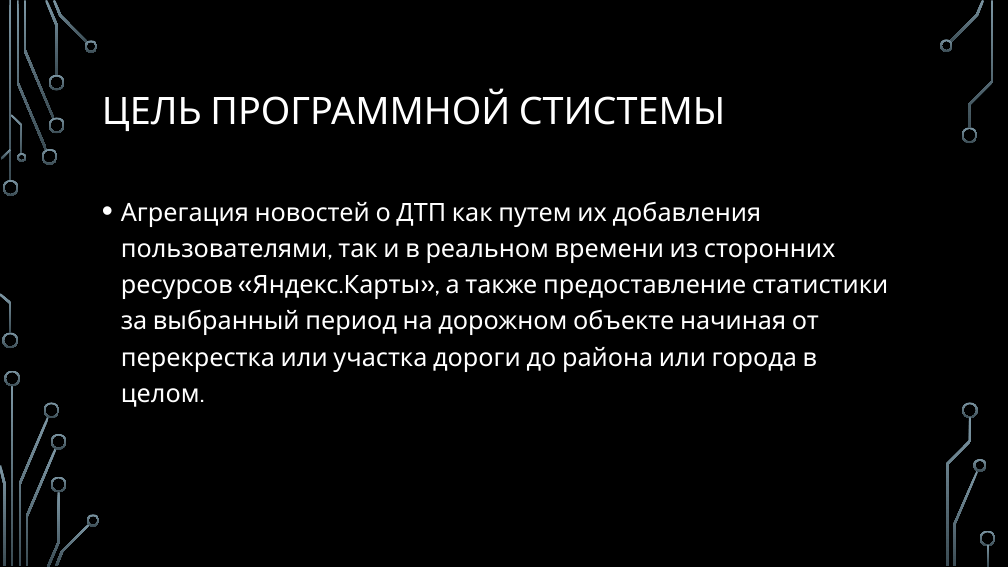
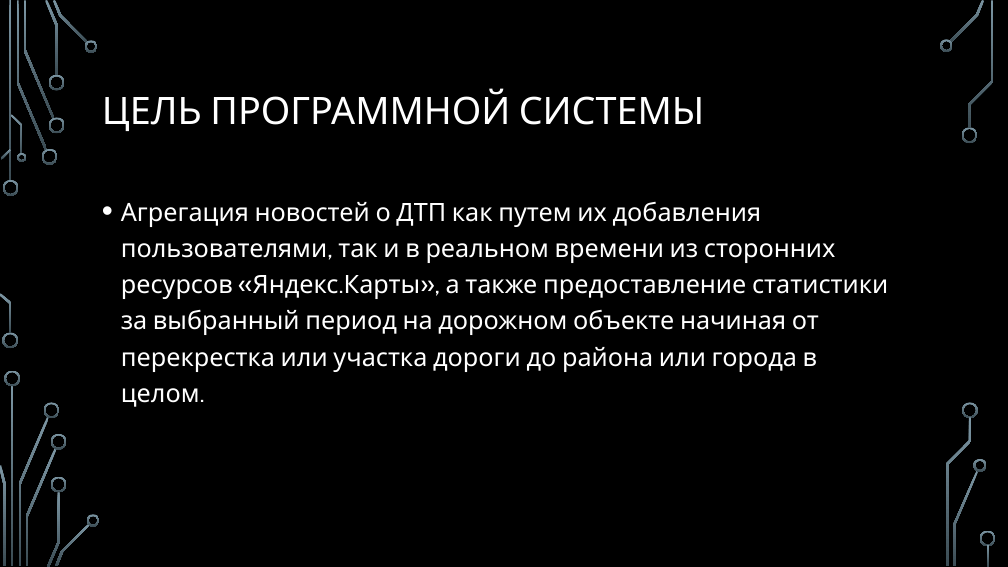
Before and after one commit to amphyzale/Distributed-Software-Systems, a slide deck: slide 3 of Course-Project/Car Crash Today End.pptx. Drawn at 1008x567 pixels with LibreOffice and Linux fonts; fonts in the diff are those of the drawing; background and template pictures are left out. Boxes give left, top, right and bottom in pixels: in the first picture for what was removed or moved away, otherwise in the second. Text is boxed around its words. In the diff, an @@ line names an element or a change of style, - is before the commit and + after.

```diff
--- a/Course-Project/Car Crash Today End.pptx
+++ b/Course-Project/Car Crash Today End.pptx
@@ title at box(102, 89, 705, 131): text changed @@
-ЦЕЛЬ ПРОГРАММНОЙ СТИСТЕМЫ
+ЦЕЛЬ ПРОГРАММНОЙ СИСТЕМЫ
```
Also in this commit, not shown: 6 other slides changed, 1 slide added, 1 other file.
